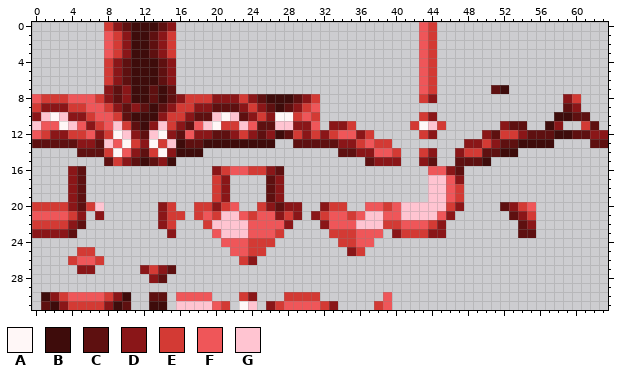
Two versions of one pixel-art sprite, src/main/resources/assets/metallurgy/textures/models/armor/adamantine_layer_1.png. The picture above is the old version.
The file is 64x32 pixels. Colours within 5 levels of each other are drawn and written as one.
Palette (. is transparent): A #fff7f7  B #3e0c0b  C #5e1010  D #8a1618  E #d33a34  F #ef5659  G #ffc4d1
The same view after the edit:
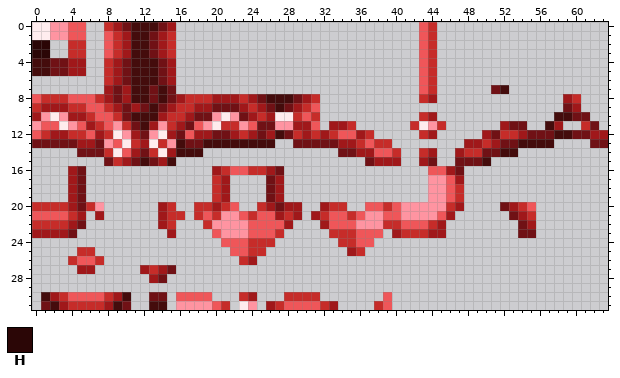
Colours new in this view: H #2b0606
Commit message: adamantine armor texture update (outlined)
Changes in this commit:
colour A: #fff7f7 -> #ffecee
colour B: #3e0c0b -> #440c0c
colour C: #5e1010 -> #701115
colour D: #8a1618 -> #a0181a
colour E: #d33a34 -> #c62c29
colour G: #ffc4d1 -> #ff94a1
y 0..1: x 0..5 ...... -> AAGGFF
y 2..3: x 0..1 .. -> HH; x 4..5 .. -> EE
y 4..5: x 0..5 ...... -> BBCCDD
